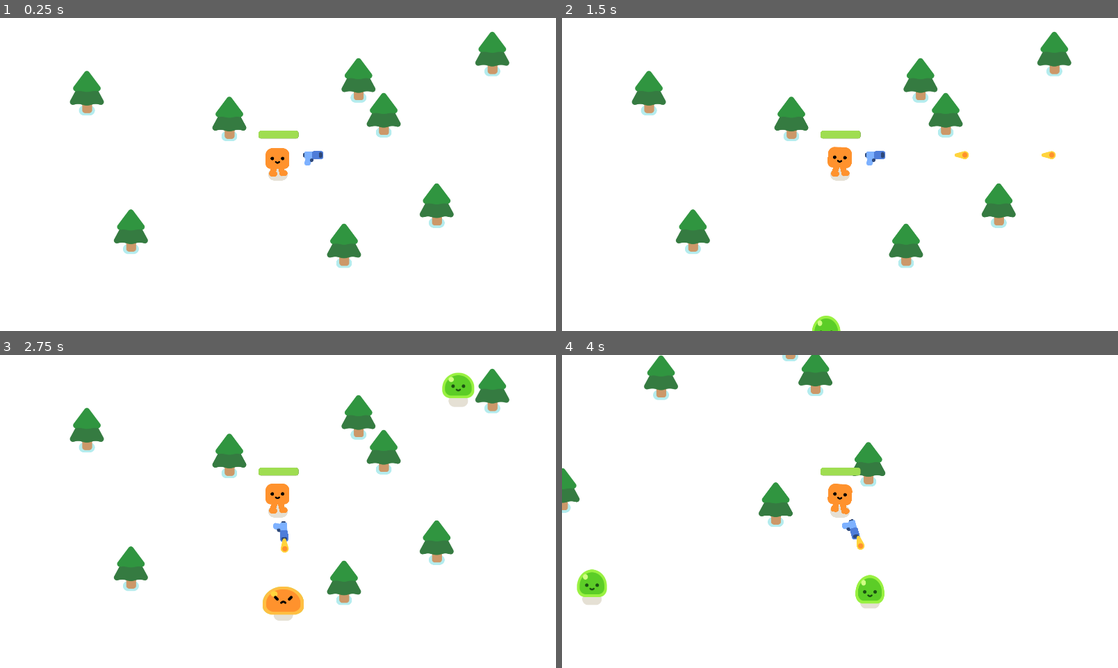
Above: before the commit, frames 1-4 (two rows, left to right).
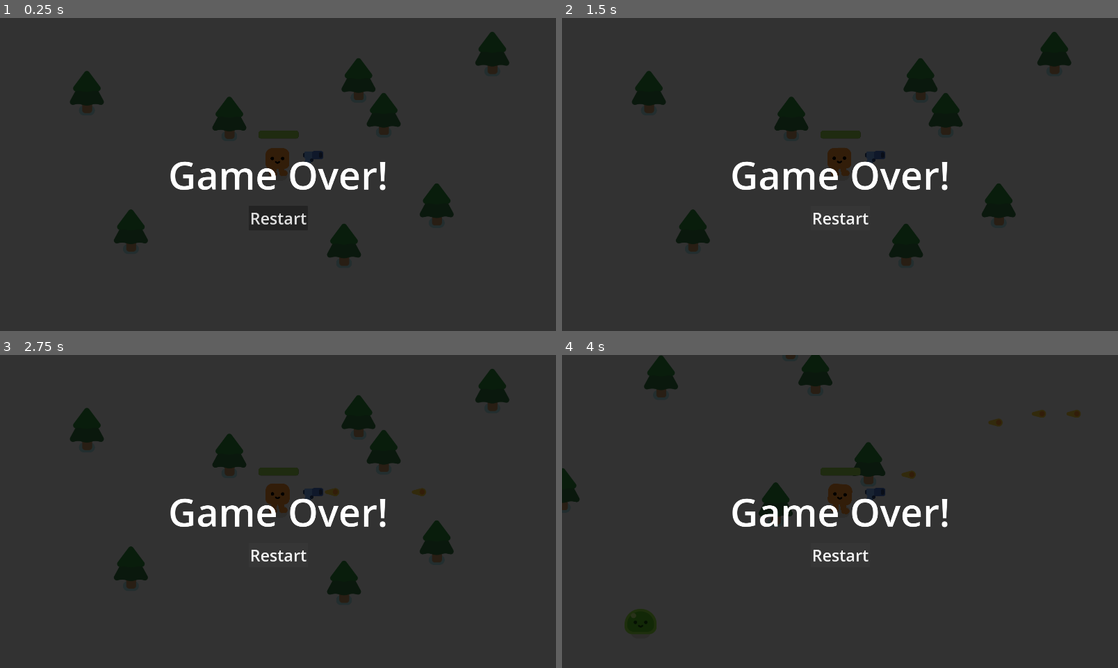
Above: after the commit, the same moments.

Repository: Noah-C-R/FirstGame_3Changes
Game: Godot game, scene res://survivors_game.tscn
Same seed, same stepped clock (60 frames per second), same inputs: the game is played once before the commit and once after it.
Inputs (mouse positions are in pixels of both pictures, inside the frame that each line leads up to):
- Up to frame 1 (0.25 s): no input
- Up to frame 2 (1.5 s): click (840, 218) at 0.5 s, where only the run after the commit has a clickable "Restart"; click (840, 218) at 1.25 s, where only the run after the commit has a clickable "Restart"
- Up to frame 3 (2.75 s): click (278, 555) at 2 s, where only the run after the commit has a clickable "Restart"
- Up to frame 4 (4 s): hold D (move_right) 2.78-3.53 s; hold S (move_down) from 3.53 s (still down)

The runs differ from the first frame. In frame 1, 99% of the frame differs, in the area x 0-100%, y 0-100%; in frame 2, 99%; in frame 3, 99%; in frame 4, 99%.

Commit message:
Added a retry button

Diff:
--- a/survivors_game.gd
+++ b/survivors_game.gd
@@ -14,3 +14,7 @@
 func _on_player_health_depleted() -> void:
 	%GameOverScreen.visible = true
 	get_tree().paused = true
+
+
+func _on_button_pressed() -> void:
+	get_tree().reload_current_scene()
--- a/survivors_game.tscn
+++ b/survivors_game.tscn
@@ -63,7 +63,6 @@
 
 [node name="GameOverScreen" type="CanvasLayer" parent="."]
 unique_name_in_owner = true
-visible = false
 
 [node name="ColorRect" type="ColorRect" parent="GameOverScreen"]
 anchors_preset = 15
@@ -91,5 +90,24 @@
 theme_override_font_sizes/font_size = 133
 text = "Game Over!"
 
+[node name="Button" type="Button" parent="GameOverScreen/ColorRect"]
+layout_mode = 1
+anchors_preset = 8
+anchor_left = 0.5
+anchor_top = 0.5
+anchor_right = 0.5
+anchor_bottom = 0.5
+offset_left = -63.0
+offset_top = 130.0
+offset_right = 64.0
+offset_bottom = 171.0
+grow_horizontal = 2
+grow_vertical = 2
+theme_override_colors/font_hover_pressed_color = Color(0.323027, 0.235019, 0.165083, 1)
+theme_override_colors/icon_hover_pressed_color = Color(0.93845, 0.93845, 0.93845, 1)
+theme_override_font_sizes/font_size = 56
+text = "Restart"
+
 [connection signal="health_depleted" from="Player" to="." method="_on_player_health_depleted"]
 [connection signal="timeout" from="Timer" to="." method="_on_timer_timeout"]
+[connection signal="pressed" from="GameOverScreen/ColorRect/Button" to="." method="_on_button_pressed"]
